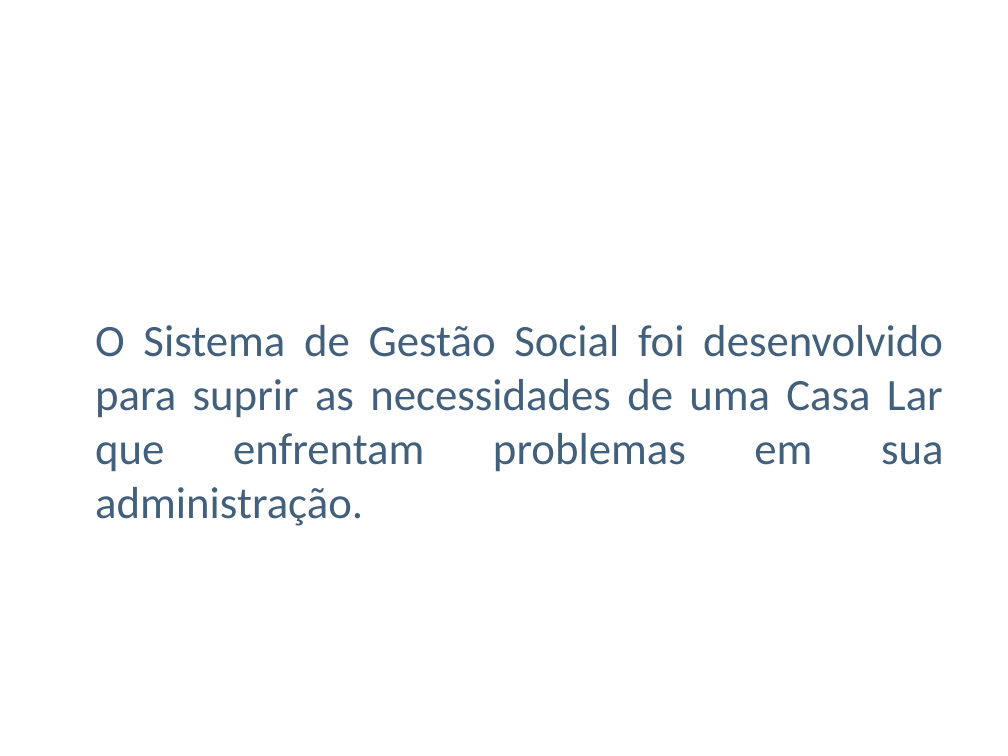
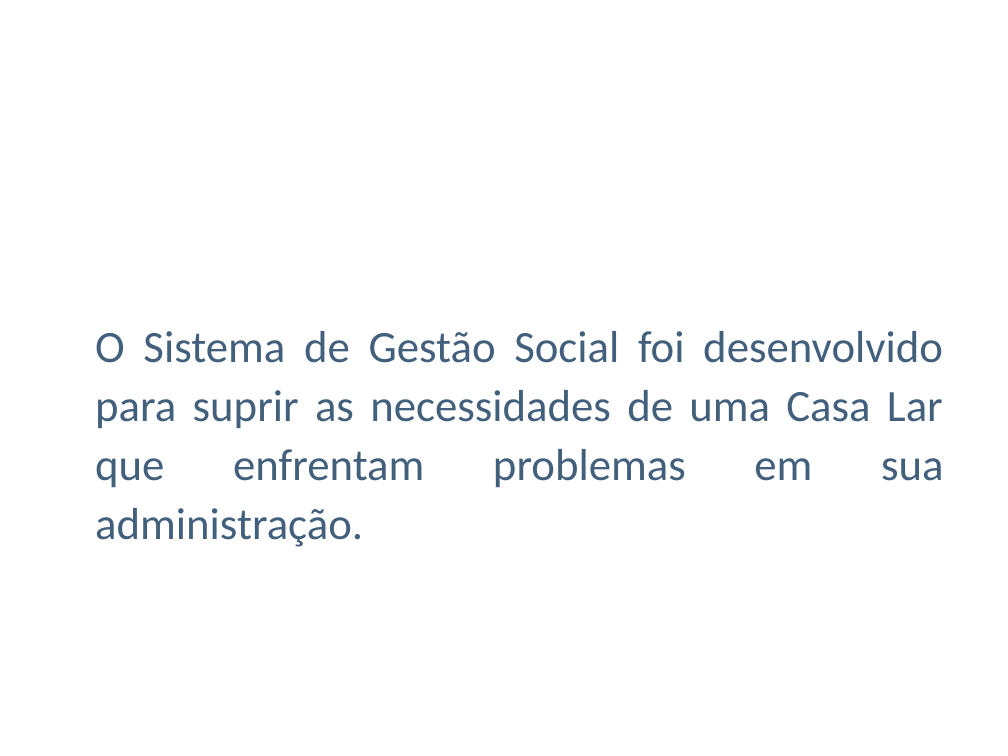
Before and after one commit to ViniciusConsultor/sistema-gestao-social, a slide deck: slide 3 of 6- Gerencia de Projetos/6.5 - Apresentacoes/SGS – SISTEMA DE GESTÃO SOCIAL (03-12).pptx. Drawn at 1008x756 pixels with LibreOffice and Linux fonts; fonts in the diff are those of the drawing; background and template pictures are left out. Boxes give left, top, right and bottom in pixels: in the first picture for what was removed or moved away, otherwise in the second. Text is boxed around its words. In the diff, an @@ line names an element or a change of style, - is before the commit and + after.

```diff
--- a/6- Gerencia de Projetos/6.5 - Apresentacoes/SGS – SISTEMA DE GESTÃO SOCIAL (03-12).pptx
+++ b/6- Gerencia de Projetos/6.5 - Apresentacoes/SGS – SISTEMA DE GESTÃO SOCIAL (03-12).pptx
@@ text "O Sistema de Gestão Social ..." at <box>95,331,944,547</box>: line spacing 1 to 1.1 @@
```
Also in this commit, not shown: 2 other slides changed, 7 other files.
